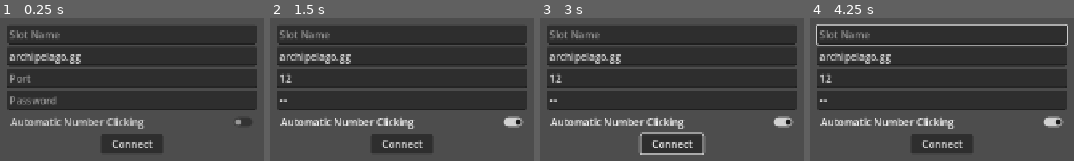
Above: before the commit, frames 1-4 (left to right).
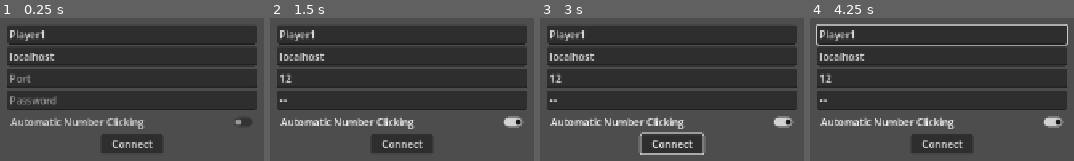
Above: after the commit, the same moments.

Repository: Arenes214/AP-Tombola
Game: Godot game, scene res://login/login.tscn
Two runs of this game, one before a commit and one after it. Both use one fixed random seed, a clock stepped at 60 frames per second and the inputs below.
Inputs (mouse positions are in pixels of both pictures, inside the frame that each line leads up to):
- Up to frame 1 (0.25 s): no input
- Up to frame 2 (1.5 s): click (402, 78) at 0.52 s; type "12" at 0.6 s; click (402, 100) at 0.75 s; type "12" at 0.83 s; click "Automatic Number Clicking" at 1.25 s
- Up to frame 3 (3 s): click "Connect" at 2 s; move the mouse to (outside the picture) at 2.77 s; hold Up from 2.78 s (still down); tap Tab at 2.85 s; click (outside the picture) at 2.92 s
- Up to frame 4 (4.25 s): move the mouse to (outside the picture) at 3.52 s; release Up at 3.53 s; hold Down from 3.53 s (still down); tap Tab at 3.6 s

The runs differ from the first frame. In frame 1, 1.7% of the frame differs, in the area x 3-31%, y 8-33%; in frame 2, 1.7%; in frame 3, 1.7%; in frame 4, 1.7%.

Commit message:
Populate cards

Diff:
--- a/game/card.tscn
+++ b/game/card.tscn
@@ -1,6 +1,10 @@
 [gd_scene format=3 uid="uid://rol43l0bif1d"]
 
+[ext_resource type="PackedScene" uid="uid://dnenntgqm0w7c" path="res://game/number_box.tscn" id="1_0w4ig"]
+[ext_resource type="Script" uid="uid://c0gxsgies560o" path="res://game/card_manager.gd" id="1_xq66r"]
+
 [node name="Card" type="Control" unique_id=735171781]
+custom_minimum_size = Vector2(400, 230)
 layout_mode = 3
 anchors_preset = 15
 anchor_right = 1.0
@@ -9,11 +13,102 @@
 offset_bottom = -490.0
 grow_horizontal = 2
 grow_vertical = 2
+script = ExtResource("1_xq66r")
 
 [node name="VBoxContainer" type="VBoxContainer" parent="." unique_id=1764822985]
-layout_mode = 0
-offset_right = 40.0
-offset_bottom = 40.0
+layout_mode = 1
+anchors_preset = 9
+anchor_bottom = 1.0
+offset_right = 392.0
+grow_vertical = 2
+alignment = 1
 
 [node name="HBoxContainer" type="HBoxContainer" parent="VBoxContainer" unique_id=672007599]
 layout_mode = 2
+
+[node name="N1" parent="VBoxContainer/HBoxContainer" unique_id=891308843 instance=ExtResource("1_0w4ig")]
+layout_mode = 2
+
+[node name="N2" parent="VBoxContainer/HBoxContainer" unique_id=2023276238 instance=ExtResource("1_0w4ig")]
+layout_mode = 2
+
+[node name="N3" parent="VBoxContainer/HBoxContainer" unique_id=399536326 instance=ExtResource("1_0w4ig")]
+layout_mode = 2
+
+[node name="N4" parent="VBoxContainer/HBoxContainer" unique_id=1534023108 instance=ExtResource("1_0w4ig")]
+layout_mode = 2
+
+[node name="N5" parent="VBoxContainer/HBoxContainer" unique_id=241129373 instance=ExtResource("1_0w4ig")]
+layout_mode = 2
+
+[node name="N6" parent="VBoxContainer/HBoxContainer" unique_id=409339081 instance=ExtResource("1_0w4ig")]
+layout_mode = 2
+
+[node name="N7" parent="VBoxContainer/HBoxContainer" unique_id=85220242 instance=ExtResource("1_0w4ig")]
+layout_mode = 2
+
+[node name="N8" parent="VBoxContainer/HBoxContainer" unique_id=946392781 instance=ExtResource("1_0w4ig")]
+layout_mode = 2
+
+[node name="N9" parent="VBoxContainer/HBoxContainer" unique_id=972474624 instance=ExtResource("1_0w4ig")]
+layout_mode = 2
+
+[node name="HBoxContainer2" type="HBoxContainer" parent="VBoxContainer" unique_id=514935843]
+layout_mode = 2
+
+[node name="N10" parent="VBoxContainer/HBoxContainer2" unique_id=190664894 instance=ExtResource("1_0w4ig")]
+layout_mode = 2
+
+[node name="N11" parent="VBoxContainer/HBoxContainer2" unique_id=701876562 instance=ExtResource("1_0w4ig")]
+layout_mode = 2
+
+[node name="N12" parent="VBoxContainer/HBoxContainer2" unique_id=687488100 instance=ExtResource("1_0w4ig")]
+layout_mode = 2
+
+[node name="N13" parent="VBoxContainer/HBoxContainer2" unique_id=102458997 instance=ExtResource("1_0w4ig")]
+layout_mode = 2
+
+[node name="N14" parent="VBoxContainer/HBoxContainer2" unique_id=546776926 instance=ExtResource("1_0w4ig")]
+layout_mode = 2
+
+[node name="N15" parent="VBoxContainer/HBoxContainer2" unique_id=1506139301 instance=ExtResource("1_0w4ig")]
+layout_mode = 2
+
+[node name="N16" parent="VBoxContainer/HBoxContainer2" unique_id=722759615 instance=ExtResource("1_0w4ig")]
+layout_mode = 2
+
+[node name="N17" parent="VBoxContainer/HBoxContainer2" unique_id=912911012 instance=ExtResource("1_0w4ig")]
+layout_mode = 2
+
+[node name="N18" parent="VBoxContainer/HBoxContainer2" unique_id=606835415 instance=ExtResource("1_0w4ig")]
+layout_mode = 2
+
+[node name="HBoxContainer3" type="HBoxContainer" parent="VBoxContainer" unique_id=1385991425]
+layout_mode = 2
+
+[node name="N19" parent="VBoxContainer/HBoxContainer3" unique_id=1713055410 instance=ExtResource("1_0w4ig")]
+layout_mode = 2
+
+[node name="N20" parent="VBoxContainer/HBoxContainer3" unique_id=1749889679 instance=ExtResource("1_0w4ig")]
+layout_mode = 2
+
+[node name="N21" parent="VBoxContainer/HBoxContainer3" unique_id=1070435228 instance=ExtResource("1_0w4ig")]
+layout_mode = 2
+
+[node name="N22" parent="VBoxContainer/HBoxContainer3" unique_id=1191854554 instance=ExtResource("1_0w4ig")]
+layout_mode = 2
+
+[node name="N23" parent="VBoxContainer/HBoxContainer3" unique_id=251613767 instance=ExtResource("1_0w4ig")]
+layout_mode = 2
+
+[node name="N24" parent="VBoxContainer/HBoxContainer3" unique_id=972570952 instance=ExtResource("1_0w4ig")]
+layout_mode = 2
+
+[node name="N25" parent="VBoxContainer/HBoxContainer3" unique_id=1176815124 instance=ExtResource("1_0w4ig")]
+layout_mode = 2
+
+[node name="N26" parent="VBoxContainer/HBoxContainer3" unique_id=726752942 instance=ExtResource("1_0w4ig")]
+layout_mode = 2
+
+[node name="N27" parent="VBoxContainer/HBoxContainer3" unique_id=1512506726 instance=ExtResource("1_0w4ig")]
+layout_mode = 2
--- /dev/null
+++ b/game/card_manager.gd
@@ -0,0 +1,22 @@
+extends Control
+
+# Called when the node enters the scene tree for the first time.
+func _ready() -> void:
+	pass # Replace with function body.
+
+
+# Called every frame. 'delta' is the elapsed time since the previous frame.
+func _process(delta: float) -> void:
+	pass
+
+func test():
+	print("Holy Shit!")
+
+func populate_card(card_arrays: Array):
+	for array_index in card_arrays.size():
+		for n_index in card_arrays[array_index].size():
+			var n_node = self.find_child("N%s" % str(array_index*9+n_index+1), true)
+			print(n_node)
+			n_node.set_number(card_arrays[array_index][n_index])
+			pass
+	pass
--- a/game/game.tscn
+++ b/game/game.tscn
@@ -1,4 +1,7 @@
 [gd_scene format=3 uid="uid://bqpyuyrhqi10n"]
+
+[ext_resource type="PackedScene" uid="uid://rol43l0bif1d" path="res://game/card.tscn" id="1_l1rk1"]
+[ext_resource type="Script" uid="uid://0cw75584ivoe" path="res://game/game_manager.gd" id="1_vasa2"]
 
 [node name="Game" type="Control" unique_id=660172829]
 layout_mode = 3
@@ -7,3 +10,38 @@
 anchor_bottom = 1.0
 grow_horizontal = 2
 grow_vertical = 2
+script = ExtResource("1_vasa2")
+
+[node name="CardContainer" type="HBoxContainer" parent="." unique_id=830407513]
+layout_mode = 1
+anchors_preset = 9
+anchor_bottom = 1.0
+offset_left = 10.0
+offset_right = 814.0
+grow_vertical = 2
+
+[node name="V1" type="VBoxContainer" parent="CardContainer" unique_id=1482038006]
+layout_mode = 2
+alignment = 1
+
+[node name="Card 1" parent="CardContainer/V1" unique_id=735171781 instance=ExtResource("1_l1rk1")]
+layout_mode = 2
+
+[node name="Card 2" parent="CardContainer/V1" unique_id=2080908741 instance=ExtResource("1_l1rk1")]
+layout_mode = 2
+
+[node name="Card 3" parent="CardContainer/V1" unique_id=753835254 instance=ExtResource("1_l1rk1")]
+layout_mode = 2
+
+[node name="V2" type="VBoxContainer" parent="CardContainer" unique_id=306923304]
+layout_mode = 2
+alignment = 1
+
+[node name="Card 4" parent="CardContainer/V2" unique_id=1999106796 instance=ExtResource("1_l1rk1")]
+layout_mode = 2
+
+[node name="Card 5" parent="CardContainer/V2" unique_id=460634737 instance=ExtResource("1_l1rk1")]
+layout_mode = 2
+
+[node name="Card 6" parent="CardContainer/V2" unique_id=1642805007 instance=ExtResource("1_l1rk1")]
+layout_mode = 2
--- /dev/null
+++ b/game/game_manager.gd
@@ -0,0 +1,23 @@
+extends Control
+
+
+# Called when the node enters the scene tree for the first time.
+func _ready() -> void:
+	# Get the slot data
+	for card_index in Archipelago.conn.slot_data["Cards"].size():
+		# call the thing that sends the numbers to the cards
+		var card_node = self.find_child("Card %s" % str(card_index+1), true)
+		card_node.populate_card(Archipelago.conn.slot_data["Cards"][card_index])
+		pass
+
+
+
+
+	# Send each card its numbers
+
+	pass
+
+
+# Called every frame. 'delta' is the elapsed time since the previous frame.
+func _process(delta: float) -> void:
+	pass
--- a/game/number_box.tscn
+++ b/game/number_box.tscn
@@ -1,5 +1,6 @@
 [gd_scene format=3 uid="uid://dnenntgqm0w7c"]
 
+[ext_resource type="Script" uid="uid://ic7cgnf1qomb" path="res://game/number_manager.gd" id="1_1l05u"]
 [ext_resource type="StyleBox" uid="uid://e1dlqss5q234" path="res://game/styles/number_box_default.tres" id="1_c8u22"]
 
 [sub_resource type="LabelSettings" id="LabelSettings_1l05u"]
@@ -8,12 +9,16 @@
 outline_color = Color(0, 0, 0, 1)
 
 [node name="NumberBox" type="Control" unique_id=891308843]
+custom_minimum_size = Vector2(40, 70)
 layout_mode = 3
 anchors_preset = 15
 anchor_right = 1.0
 anchor_bottom = 1.0
+offset_right = -1240.0
+offset_bottom = -650.0
 grow_horizontal = 2
 grow_vertical = 2
+script = ExtResource("1_1l05u")
 
 [node name="PanelContainer" type="PanelContainer" parent="." unique_id=1161252617]
 layout_mode = 0
--- /dev/null
+++ b/game/number_manager.gd
@@ -0,0 +1,17 @@
+extends Control
+
+
+# Called when the node enters the scene tree for the first time.
+func _ready() -> void:
+	pass # Replace with function body.
+
+
+# Called every frame. 'delta' is the elapsed time since the previous frame.
+func _process(delta: float) -> void:
+	pass
+
+func set_number(n: int):
+	if n == 0:
+		$PanelContainer/Label.text = ""
+	else:
+		$PanelContainer/Label.text = str(n)
--- a/login/login.tscn
+++ b/login/login.tscn
@@ -10,7 +10,7 @@
 grow_horizontal = 2
 grow_vertical = 2
 
-[node name="Manager" type="Node" parent="." unique_id=1369086299]
+[node name="LoginManager" type="Node" parent="." unique_id=1369086299]
 script = ExtResource("1_t3q6d")
 
 [node name="LoginBox" type="VBoxContainer" parent="." unique_id=933807387]
@@ -30,11 +30,12 @@
 
 [node name="NameField" type="LineEdit" parent="LoginBox" unique_id=992255177]
 layout_mode = 2
+text = "Player1"
 placeholder_text = "Slot Name"
 
 [node name="IPField" type="LineEdit" parent="LoginBox" unique_id=1564336284]
 layout_mode = 2
-text = "archipelago.gg"
+text = "localhost"
 placeholder_text = "IP Address"
 
 [node name="PortField" type="LineEdit" parent="LoginBox" unique_id=1099176001]
@@ -58,4 +59,4 @@
 layout_mode = 2
 text = "Connect"
 
-[connection signal="pressed" from="LoginBox/Center/ConnectButton" to="Manager" method="_on_connect_button_pressed"]
+[connection signal="pressed" from="LoginBox/Center/ConnectButton" to="LoginManager" method="_on_connect_button_pressed"]
--- a/login/manager.gd
+++ b/login/manager.gd
@@ -1,9 +1,9 @@
 extends Node
 
-
+var game_scene = preload("res://game/game.tscn")
 # Called when the node enters the scene tree for the first time.
 func _ready() -> void:
-	pass # Replace with function body.
+	Archipelago.connected.connect(_on_connected)
 
 
 # Called every frame. 'delta' is the elapsed time since the previous frame.
@@ -17,3 +17,9 @@
 	Archipelago.ap_connect(%LoginBox/IPField.text, %LoginBox/PortField.text, %LoginBox/NameField.text, %LoginBox/PasswordField.text)
 
  # TODO slot validation
+
+func _on_connected(conn: ConnectionInfo, json: Dictionary):
+	var scene = game_scene.instantiate()
+	get_tree().root.add_child(scene)
+
+	%LoginBox.hide()
Not shown, added: game/card_manager.gd.uid
Not shown, added: game/game_manager.gd.uid
Not shown, added: game/number_manager.gd.uid
